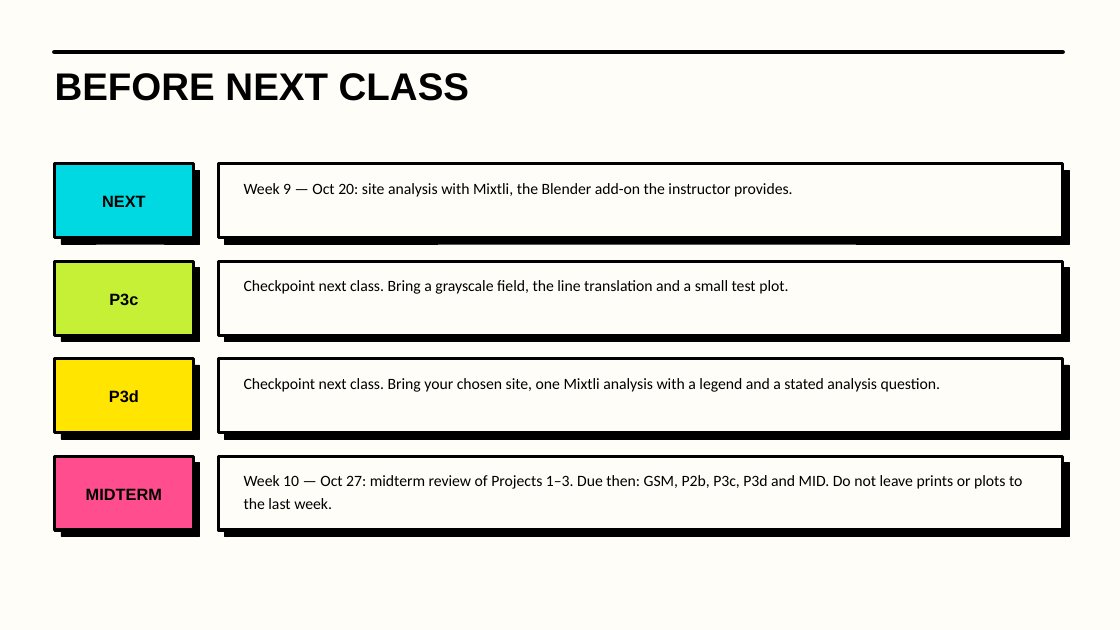
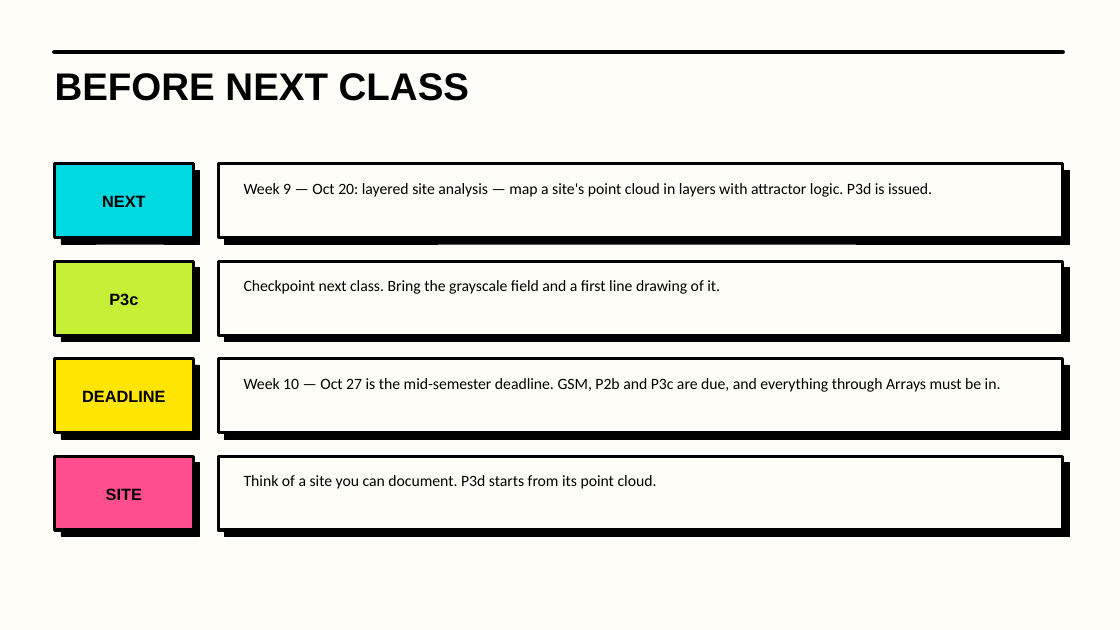
Before and after one commit to luigipacheco/arc3133, a slide deck: slide 12 of slides/ARC3133_Class08.pptx (slide 14 before the commit). Drawn at 1120x630 pixels with LibreOffice and Linux fonts; fonts in the diff are those of the drawing. Boxes give left, top, right and bottom in pixels: in the first picture for what was removed or moved away, otherwise in the second. Text is boxed around its words. In the diff, an @@ line names an element or a change of style, - is before the commit and + after.

```diff
--- a/slides/ARC3133_Class08.pptx
+++ b/slides/ARC3133_Class08.pptx
@@ text at [244, 183, 932, 197]: text changed @@
-Week 9 — Oct 20: site analysis with Mixtli, the Blender add-on the instructor provides.
+Week 9 — Oct 20: layered site analysis — map a site's point cloud in layers with attractor logic. P3d is issued.
@@ text at [244, 280, 720, 294]: text changed @@
-Checkpoint next class. Bring a grayscale field, the line translation and a small test plot.
+Checkpoint next class. Bring the grayscale field and a first line drawing of it.
@@ text at [244, 378, 1001, 392]: text changed @@
-Checkpoint next class. Bring your chosen site, one Mixtli analysis with a legend and a stated analysis question.
+Week 10 — Oct 27 is the mid-semester deadline. GSM, P2b and P3c are due, and everything through Arrays must be in.
@@ text at [82, 390, 166, 402]: text changed @@
-P3d
+DEADLINE
@@ text at [244, 475, 657, 489]: text changed @@
-Week 10 — Oct 27: midterm review of Projects 1–3. Due then: GSM, P2b, P3c, P3d and MID. Do not leave prints or plots to the last week.
+Think of a site you can document. P3d starts from its point cloud.
@@ text at [106, 488, 142, 500]: text changed @@
-MIDTERM
+SITE
```
Also in this commit, not shown: 6 other slides changed, 2 slides removed, 47 other files.
